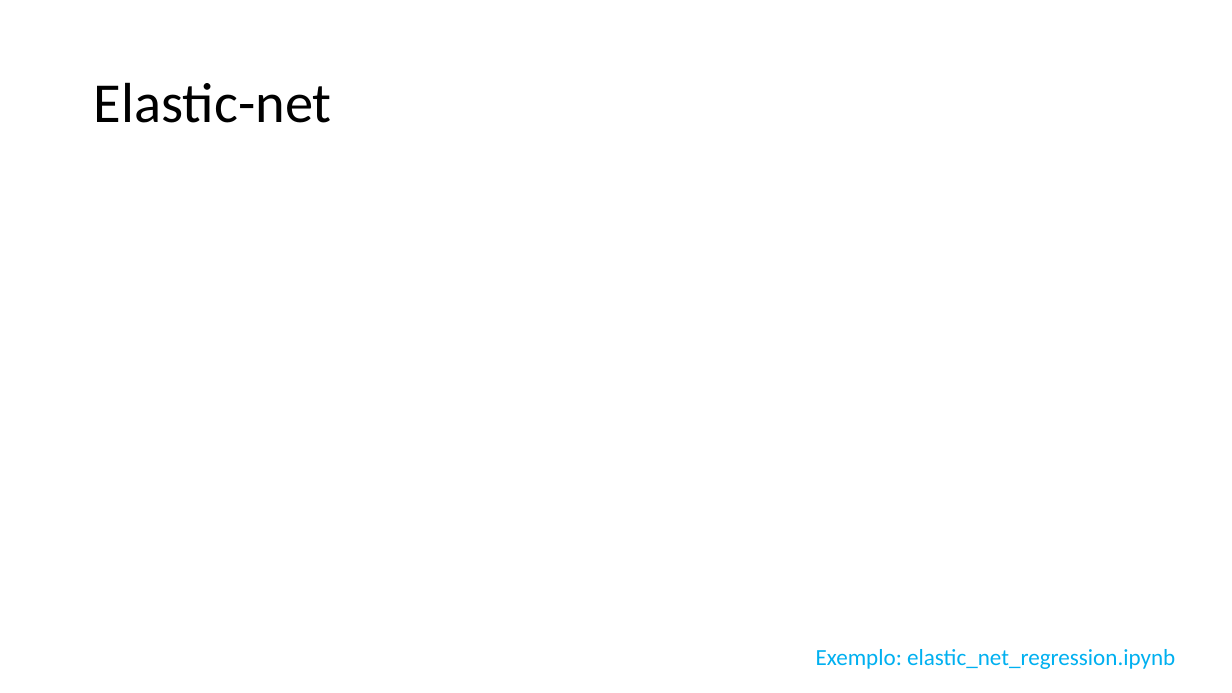
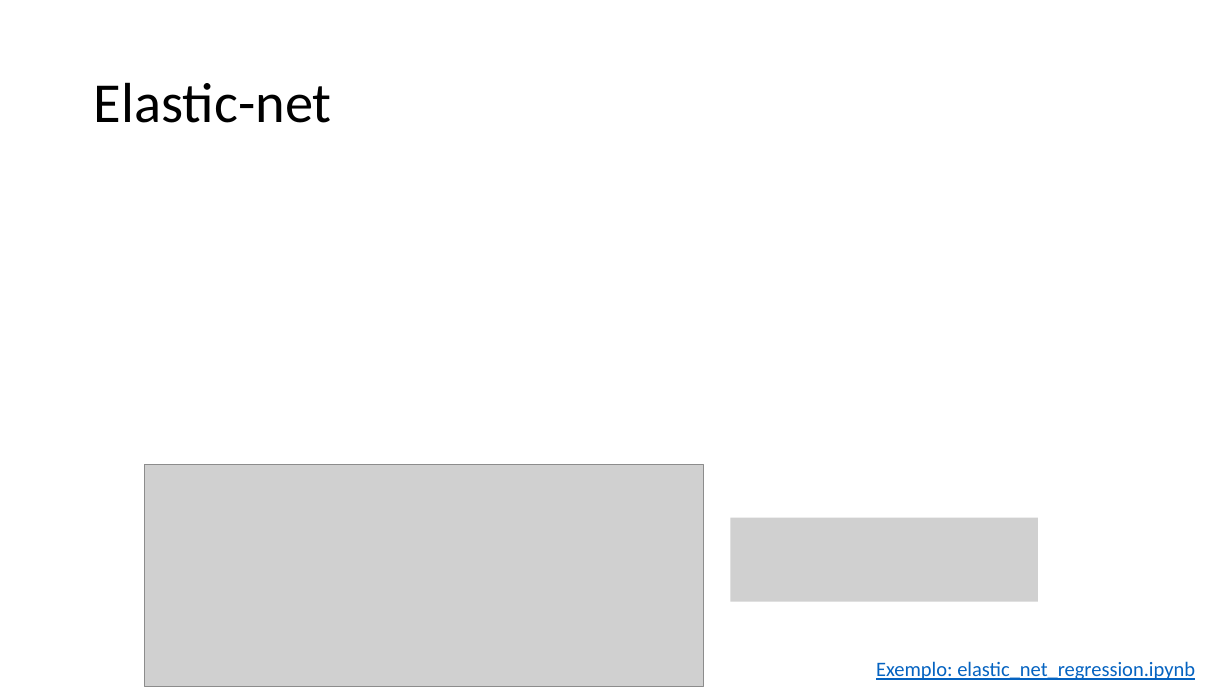
Before and after one commit to zz4fap/t319_aprendizado_de_maquina, a slide deck: slide 10 of slides/T319_Regressão_Linear (Parte VI).pptx (slide 16 before the commit). Drawn at 1232x693 pixels with LibreOffice and Linux fonts; fonts in the diff are those of the drawing; grey boxes stand for pictures. Boxes give left, top, right and bottom in pixels: in the first picture for what was removed or moved away, otherwise in the second. Text is boxed around its words. In the diff, an @@ line names an element or a change of style, - is before the commit and + after.

```diff
--- a/slides/T319_Regressão_Linear (Parte VI).pptx
+++ b/slides/T319_Regressão_Linear (Parte VI).pptx
@@ picture added at [144, 465, 703, 686] @@
@@ picture added at [731, 518, 1039, 602] @@
@@ text "Exemplo: elastic_net_regression.ipynb": place and size @@
-text "Exemplo: elastic_net_regression.ipynb" at [816, 649, 1175, 669]
+text "Exemplo: elastic_net_regression.ipynb" at [876, 661, 1195, 680]
@@ text "Exemplo: elastic_net_regression.ipynb" at [876, 661, 1195, 680]: size 18 to 16 pt, text colour #00B0F0 to #0563C1, underline on @@
```
Also in this commit, not shown: 8 other slides changed, 3 slides added, 9 slides removed, 26 other files.
